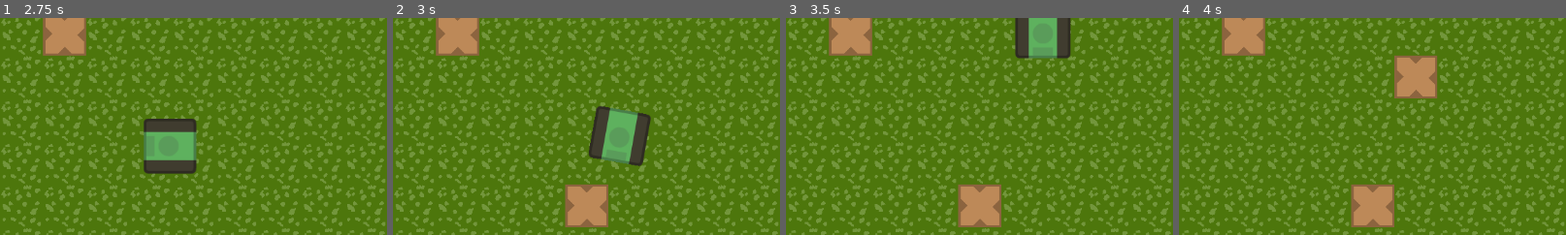
Above: before the commit, frames 1-4 (left to right).
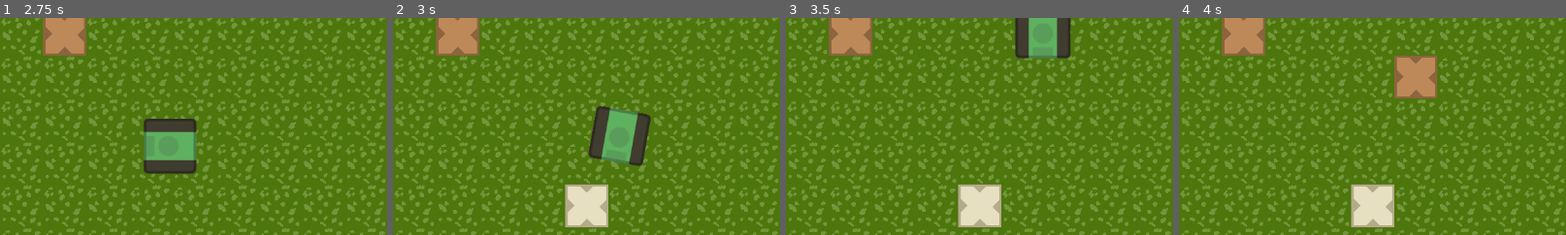
Above: after the commit, the same moments.

Repository: gerep/wall-and-order
Game: Godot game, scene res://scenes/level/level.tscn
The game is run twice, just before and just after one commit, with the same random seed, the same clock (stepped at 60 frames per second) and the same inputs.
Inputs:
- Up to frame 1 (2.75 s): tap Enter at 0.5 s; hold Right (ui_right) 0.53-1.28 s; hold Space (place) 0.53-1.28 s; hold Down (ui_down) 1.28-2.03 s; tap Space (place) at 1.35 s; hold Right (ui_right) from 2.03 s (still down); hold Space (place) from 2.03 s (still down)
- Up to frame 2 (3 s): release Right (ui_right) at 2.78 s; release Space (place) at 2.78 s; hold Up (ui_up) from 2.78 s (still down); tap Space (place) at 2.85 s
- Up to frame 3 (3.5 s): keep holding Up (ui_up)
- Up to frame 4 (4 s): release Up (ui_up) at 3.53 s; hold Left (ui_left) from 3.53 s (still down); hold Space (place) from 3.53 s (still down)
The pictures show only the part of the screen within x 28-78%, y 41-91%; the shares and areas given below are measured in that part.

Frame 1 is identical in both runs. In frame 2, 2.2% of the frame differs, in the area x 44-56%, y 76-97%; in frame 3, 2.2%; in frame 4, 2.2%.

Commit message:
don't place walls on top of each other

Diff:
--- a/scenes/player/player.gd
+++ b/scenes/player/player.gd
@@ -2,8 +2,11 @@
 class_name Player
 
 const SPRITE_SIZE:int = 64
+
 const BRICK_WALL: Vector2i = Vector2i(1, 0)
 const STONE_WALL: Vector2i = Vector2i(2, 0)
+
+const NUM_PLACEMENTS_BEFORE_STONE: int = 4
 
 @export var speed: float = 400.0
 @export var acceleration: float = 1000.0
@@ -15,6 +18,8 @@
 
 var input_direction: Vector2
 var last_direction: Vector2
+var placement_count: int
+var current_wall: Vector2i = BRICK_WALL
 
 
 func _physics_process(delta: float) -> void:
@@ -26,8 +31,23 @@
 
 func _input(event: InputEvent) -> void:
 	if event.is_action_pressed(&"place"):
+		placement_count += 1
+		current_wall = BRICK_WALL
+
+		if placement_count == NUM_PLACEMENTS_BEFORE_STONE:
+			placement_count = 0
+			current_wall = STONE_WALL
+
+		# Grab the cell behind the player based on the last direction the player is facing.
 		var cell_position = position - (last_direction*SPRITE_SIZE)
-		tilemap_layer.set_cell(tilemap_layer.local_to_map(cell_position), 1, BRICK_WALL)
+		var map_coord = tilemap_layer.local_to_map(cell_position)
+
+		# If the tilemap cell is already with a wall, ignore the placement.
+		if tilemap_layer.get_cell_atlas_coords(map_coord) != Vector2i.ZERO:
+			placement_count -= 1
+			return
+
+		tilemap_layer.set_cell(map_coord, 1, current_wall)
 
 
 func _handle_movement(delta: float) -> void:
